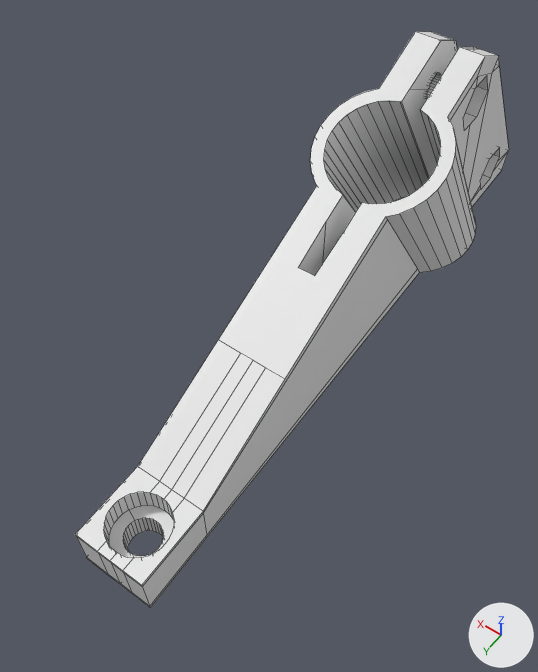
An edit to the Blender file sling/intercooler_mount/intercooler_mount.blend, drawn before and after from the same camera.
Rendered twice from a camera (50 mm lens) standing at (-45.0, 28.0, 115.5) and looking at (2.7, -38.8, 10.5). Lighting does not change. The marker at lower right points along +X, +Y and +Z. Mesh edges are drawn as thin lines.
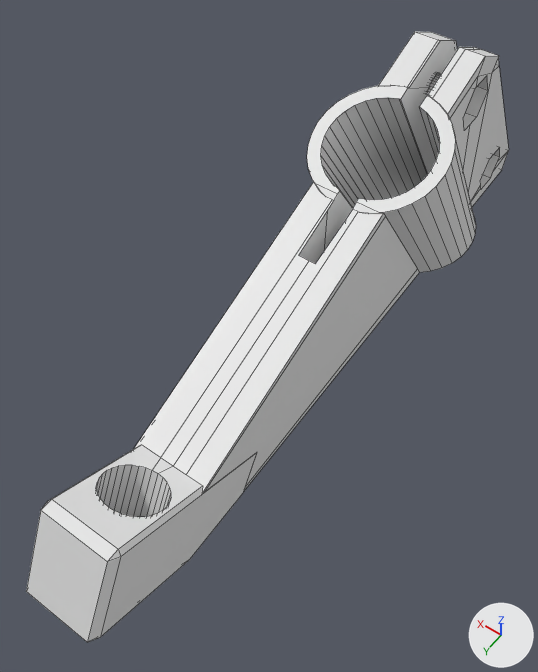
ob_cylinder_001 is not drawn itself; it is used by a modifier of ob_cube.
ob_cylinder_004 is not drawn itself; it is used by a modifier of ob_cube.
ob_cube_001 is not drawn itself; it is used by a modifier of ob_cube.
ob_cube_004 is not drawn itself; it is used by a modifier of ob_cube.

The change, as a diff of the scene's bpy script:
```diff
--- a/sling/intercooler_mount/intercooler_mount.blend.py
+++ b/sling/intercooler_mount/intercooler_mount.blend.py
@@ me_cube @@
 me_cube.from_pydata(...)  # 77 vertices, 76 faces; spans x -1.3..1.3, y -25.1..1.4, z -1.0..8.6
 # used by ob_cube; location = (0.0, 0.0, 0.0); scale = (5.4, 5.0, 5.0)
 # before: 0 (1.3, 1.4, 1.0), 1 (1.3, 1.4, -1.0), 2 (1.3, -1.5, 1.0), 4 (-1.3, 1.4, 1.0), 5 (-1.3, 1.4, -1.0)
 # before: 6 (-1.3, -1.5, 1.0), 8 (-0.6, 1.4, -1.0), 9 (-0.6, -1.5, 1.0), 11 (-0.6, 1.4, 1.0), 13 (0.4, 1.4, 1.0)
 # before: 14 (0.4, 1.4, -1.0), 15 (0.4, -1.5, 1.0), 16 (-0.1, 1.4, -1.0), 17 (-0.1, -1.5, 1.0), 19 (-0.1, 1.4, 1.0)
 # before: 35 (1.3, 1.4, 0.9), 36 (-1.3, -1.5, 0.9), 37 (1.3, -1.5, 0.9), 38 (-1.3, 1.4, 0.9), 39 (-0.6, 1.4, 0.9)
 # before: 40 (0.4, 1.4, 0.9), 41 (-0.1, 1.4, 0.9), 61 (1.3, 1.4, -0.9), 63 (-1.3, 1.4, -0.9), 64 (-0.6, 1.4, -0.9)
 # before: 65 (0.4, 1.4, -0.9), 66 (-0.1, 1.4, -0.9)
+# me_cube part 1
+for i in [1, 5, 8, 14, 16, 61, *range(63, 67)]: me_cube.vertices[i].co += Vector((0.0, -2.8, 0.0))
+for i in [0, 4, 11, 13, 19, 35, *range(38, 42)]: me_cube.vertices[i].co += Vector((0.0, -2.8, 1.1))
+for i in [2, 6, 9, 15, 17, 36, 37]: me_cube.vertices[i].co += Vector((0.0, 0.0, 1.1))
 me_cube.materials.append(mat_material)
@@ ob_cube @@
 ob_cube.scale = (5.4, 5.0, 5.0)
+_m = ob_cube.modifiers.new('Boolean.009', 'BOOLEAN')
+_m.object = ob_cube_004
+_m.operation = 'UNION'
+_m = ob_cube.modifiers.new('Boolean.005', 'BOOLEAN')
+_m.object = ob_cylinder_001
 _m = ob_cube.modifiers.new('Boolean', 'BOOLEAN')
@@ ob_cube @@
 _m = ob_cube.modifiers.new('Boolean.004', 'BOOLEAN')
 _m.object = ob_cube_003
-_m = ob_cube.modifiers.new('Boolean.005', 'BOOLEAN')
-_m.object = ob_cylinder_001
 _m = ob_cube.modifiers.new('Boolean.006', 'BOOLEAN')
@@ ob_cylinder_001 @@
 ob_cylinder_001 = bpy.data.objects.new('Cylinder.001', me_cylinder_003)
-ob_cylinder_001.location = (0.0, 0.0, -3.531)
+ob_cylinder_001.location = (0.0, 7.361, -0.816)
+ob_cylinder_001.rotation_euler = (0.488, 0.0, 0.0)  # degrees (28, 0, 0)
 ob_cylinder_001.scale = (3.25, 3.25, 14.5)
@@ ob_cylinder_004 @@
 ob_cylinder_004 = bpy.data.objects.new('Cylinder.004', me_cylinder_001)
-ob_cylinder_004.location = (0.0, 0.0, 14.53)
+ob_cylinder_004.location = (0.0, -1.109, 15.13)
+ob_cylinder_004.rotation_euler = (0.488, 0.0, 0.0)  # degrees (28, 0, 0)
 ob_cylinder_004.scale = (5.5, 5.5, 14.5)
@@ ob_cube_001 @@
 ob_cube_001 = bpy.data.objects.new('Cube.001', me_cube_004)
-ob_cube_001.location = (6.334, -57.76, 37.43)
-ob_cube_001.rotation_euler = (-0.431, 0.0, 0.0)  # degrees (-25, 0, 0)
+ob_cube_001.location = (6.334, -57.76, 39.7)
+ob_cube_001.rotation_euler = (-0.376, 0.0, 0.0)  # degrees (-22, 0, 0)
 ob_cube_001.scale = (33.4, 41.1, 8.4)
@@ ob_cube_004 @@
+ob_cube_004 = bpy.data.objects.new('Cube.004', me_cube_004.copy())  # the mesh of ob_cube_001
+ob_cube_004.location = (0.0, -2.883, 3.901)
+ob_cube_004.rotation_euler = (0.488, 0.0, 0.0)  # degrees (28, 0, 0)
+ob_cube_004.scale = (6.9, 19.1, -8.99)
+_m = ob_cube_004.modifiers.new('Bevel', 'BEVEL')
+ob_cube_004.hide_set(True)
```

What differs and where, as boxes (x1, y1, x2, y2) in the pictures (538 x 672 px; the box of a moved part takes in the faces that stretch with it):
'Cube', reshaped, modifiers changed (11% wider)
    before: (75, 31, 509, 608)
    after: (26, 31, 509, 642)
part 1 of me_cube, moved or reshaped
    before: (75, 57, 485, 608)
    after: (134, 32, 485, 494)
